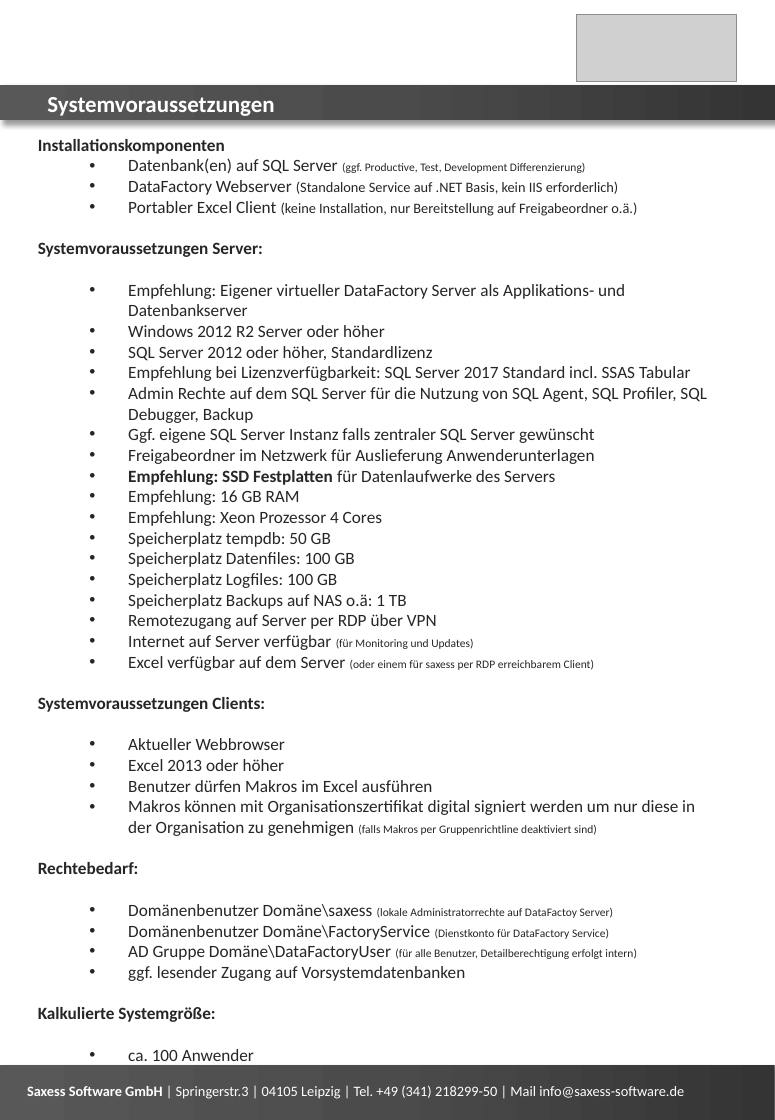
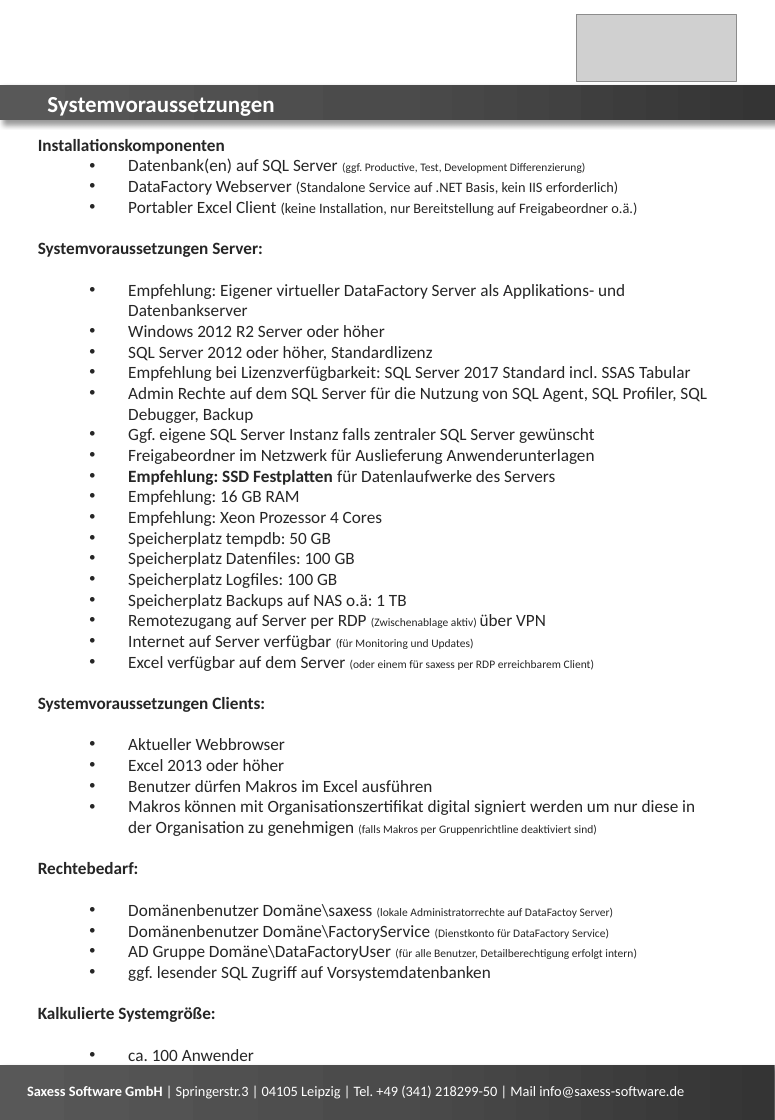
Before and after one commit to saxess-software/DataFactory-Knowledge-Center, a slide deck: slide 2 of 3a. DataFactory - Installation and Update/DataFactoy Systemvoraussetzungen.pptx. Drawn at 775x1120 pixels with LibreOffice and Linux fonts; fonts in the diff are those of the drawing; grey boxes stand for pictures. Boxes give left, top, right and bottom in pixels: in the first picture for what was removed or moved away, otherwise in the second. Text is boxed around its words. In the diff, an @@ line names an element or a change of style, - is before the commit and + after.

```diff
--- a/3a. DataFactory - Installation and Update/DataFactoy Systemvoraussetzungen.pptx
+++ b/3a. DataFactory - Installation and Update/DataFactoy Systemvoraussetzungen.pptx
@@ text at [128, 614, 546, 629]: text changed @@
-  • Remotezugang auf Server per RDP über VPN
+  • Remotezugang auf Server per RDP (Zwischenablage aktiv) über VPN
@@ text at [128, 966, 491, 981]: text changed @@
-  • ggf. lesender Zugang auf Vorsystemdatenbanken
+  • ggf. lesender SQL Zugriff auf Vorsystemdatenbanken
```
Also in this commit, not shown: 1 other slide changed, 3 other files.
